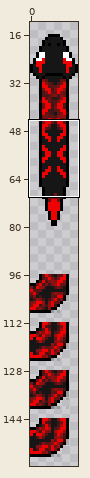
Two states of a sprite sheet, resources/sprites/snake/dark.png. The picture above shows the old version from afar; the outline marks the close-up.
Close-up. Before:
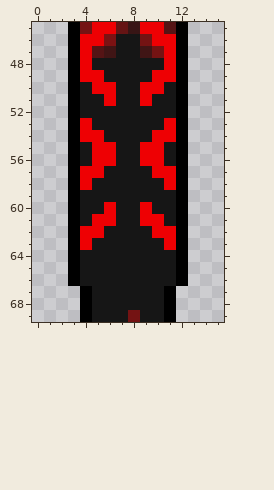
The file is 16x160 pixels. Pixels under 10% opacity are left out. Colours within 5 levels of each other are drawn and written as one. Shown: x 0..15, y 45..69. The wide view leaves out empty margins.
The result:
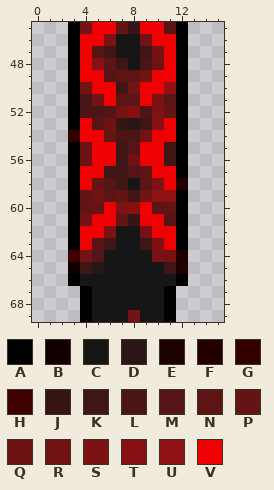
Palette (. is transparent): A #000000  B #120000  C #161616  D #2b1616  E #1d0000  F #230000  G #330000  H #3f0000  J #381515  K #401515  L #4c1515  M #551415  N #5d1414  P #651414  Q #6d1314  R #741313  S #7c1213  T #871112  U #901111  V #ee0003
The exact change:
Colour A becomes colour B in row 65 at x 3.
Colour C becomes colour D in row 53 at x 8; in row 65 at x 5.
Colour A becomes colour E in row 64 at x 12.
Colour A becomes colour F in row 58 at x 12; in row 65 at x 12.
Colour A becomes colour G in row 54 at x 3.
Colour A becomes colour H in row 64 at x 3.
Colour C becomes colour J in row 53 at x 7; in row 61 at x 8.
Colour C becomes colour K in row 48 at x 7; in row 50 at x 7; in row 53 at x 9; in rows 55 to 56 at x 7 and 11; in row 57 at x 6 to 7; in row 58 at x 7.
Colour C becomes colour K in row 59 at x 8; in row 63 at x 6 and 9; in row 65 at x 4 and 11.
Colour C becomes colour L in row 48 at x 9; in row 51 at x 4; in row 52 at x 4 to 5 and 9; in row 54 at x 7 to 8.
Colour C becomes colour M in row 49 at x 6; in row 52 at x 6; in row 53 at x 5; in row 55 at x 8; in row 57 at x 8; in row 58 at x 6.
Colour C becomes colour M in row 61 at x 11; in rows 63 to 64 at x 5.
Colour C becomes colour N in row 48 at x 6; in row 49 at x 7 to 8; in row 51 at x 7 to 8 and 11; in rows 57 to 58 at x 9; in row 59 at x 6; in row 60 at x 10.
Colour C becomes colour P in row 52 at x 11; in row 54 at x 6; in row 58 at x 5; in row 59 at x 4 and 7; in row 60 at x 4 to 5 and 11; in row 61 at x 7.
Colour C becomes colour Q in row 48 at x 10; in row 53 at x 6; in row 55 at x 4; in row 56 at x 4 and 8.
Colour C becomes colour R in row 49 at x 9; in row 50 at x 4 and 8; in row 51 at x 5; in row 52 at x 7; in row 54 at x 9; in row 59 at x 5 and 9.
Colour C becomes colour R in row 61 at x 4; in row 62 at x 9; in row 64 at x 4 and 11.
Colour C becomes colour S in rows 51 to 52 at x 10; in row 58 at x 10; in row 60 at x 7; in row 62 at x 6; in rows 63 to 64 at x 10.
Colour C becomes colour T in row 48 at x 5; in row 52 at x 8; in row 53 at x 10; in row 60 at x 8.
Colour C becomes colour U in row 50 at x 11; in row 59 at x 10 to 11.
Boxes around the changes in both close-ups, in picture pixels (x1, y1, x2, y2):
changed: (68, 58, 188, 274)
